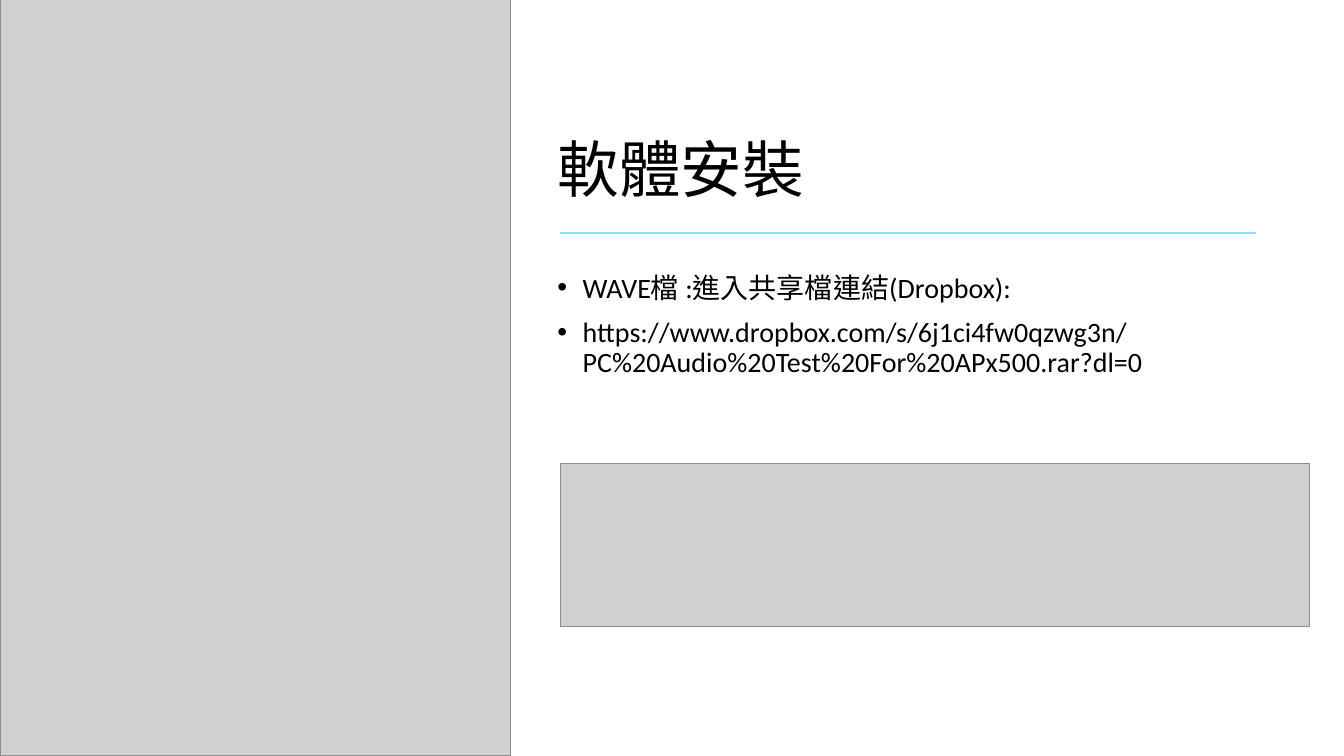
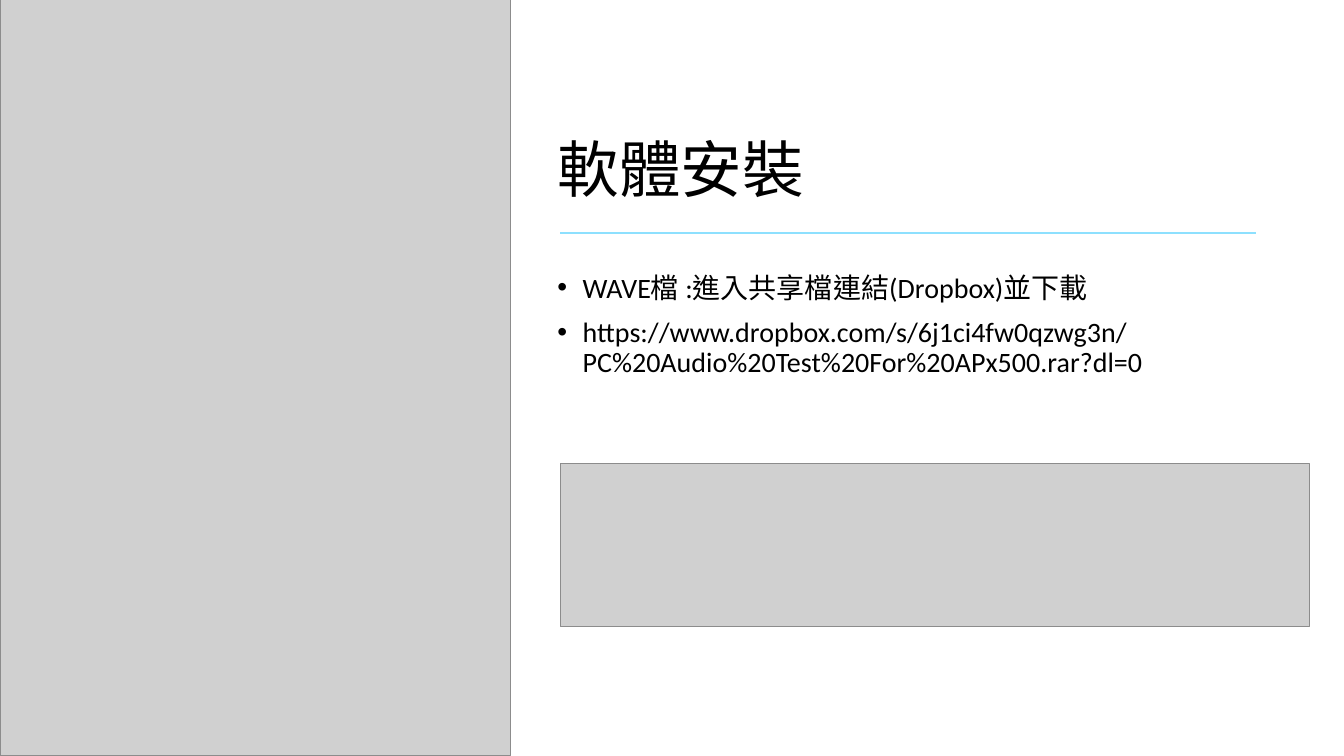
Before and after one commit to yyu002/Apx515_md, a slide deck: slide 5 of ppt/apx515_pre _install.pptx. Drawn at 1344x756 pixels with LibreOffice and Linux fonts; fonts in the diff are those of the drawing; grey boxes stand for pictures. Boxes give left, top, right and bottom in pixels: in the first picture for what was removed or moved away, otherwise in the second. Text is boxed around its words. In the diff, an @@ line names an element or a change of style, - is before the commit and + after.

```diff
--- a/ppt/apx515_pre _install.pptx
+++ b/ppt/apx515_pre _install.pptx
@@ text at (583,274,1087,303): text changed @@
-• WAVE檔 :進入共享檔連結(Dropbox):
+• WAVE檔 :進入共享檔連結(Dropbox)並下載
```
Also in this commit, not shown: 5 slides added, 1 slide removed, 3 other files.
